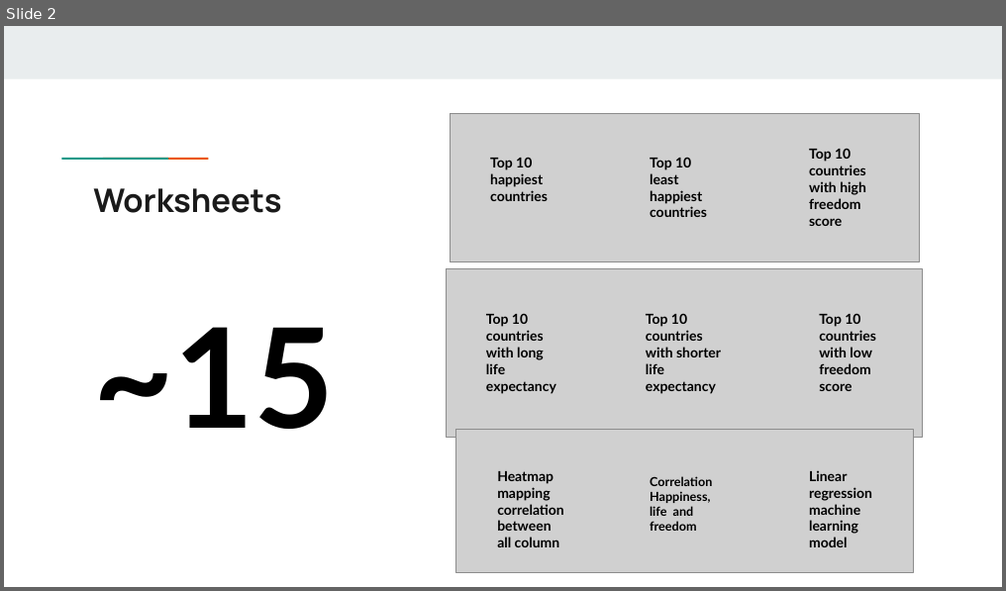
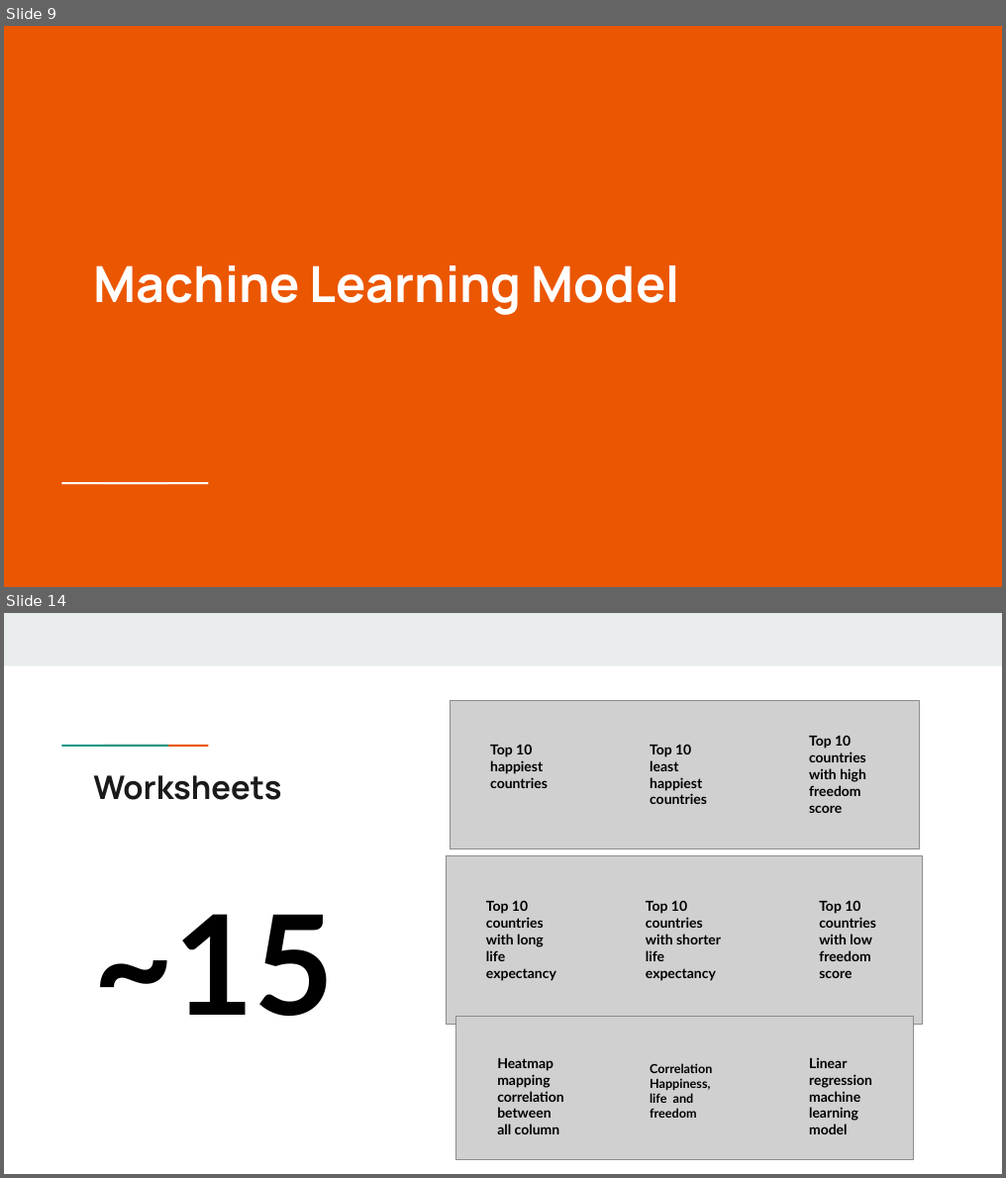
Before and after one commit to GloriaY007/Final-Group-Project-, a slide deck: Resources/Can we predict happiness.pptx. Shown one above the other, each under a label of ours: slide 2 before the commit, slides 9 and 14 after it; the slides between them are not shown. The pictures are 1006x591 and 1006x1178 pixels, drawn with LibreOffice and Linux fonts; fonts in the diff are those of the drawing; grey boxes stand for pictures. Boxes give left, top, right and bottom in pixels: in the first picture for what was removed or moved away, otherwise in the second. Text is boxed around its words. In the diff, an @@ line names an element or a change of style, - is before the commit and + after.

```diff
--- a/Resources/Can we predict happiness.pptx
+++ b/Resources/Can we predict happiness.pptx
@@ slide 9 added at (4,26,1002,587), background #EB5600 @@
@@ title added at (93,266,680,315), 36 pt, text #FFFFFF, bold @@
+Machine Learning Model
@@ rectangle added at (95,481,136,486), fill #FFFFFF @@
@@ rectangle added at (135,481,175,486), fill #FFFFFF @@
@@ what was slide 2 is now slide 14 @@
```
Also in this commit, not shown: 1 slide changed, 13 other slides added.
